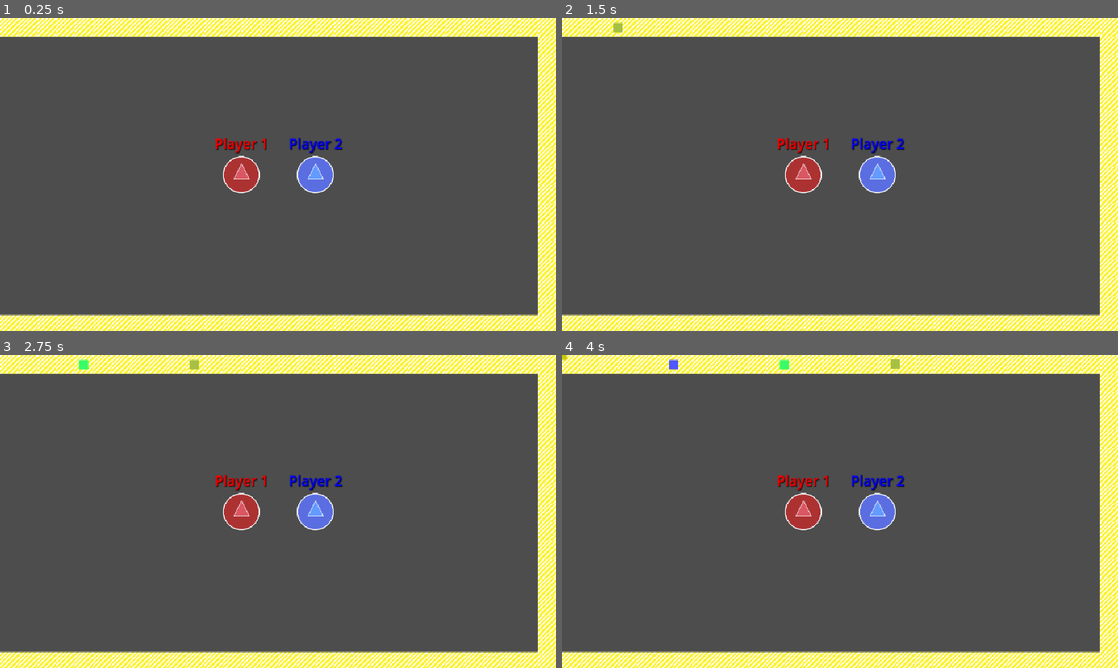
Above: before the commit, frames 1-4 (two rows, left to right).
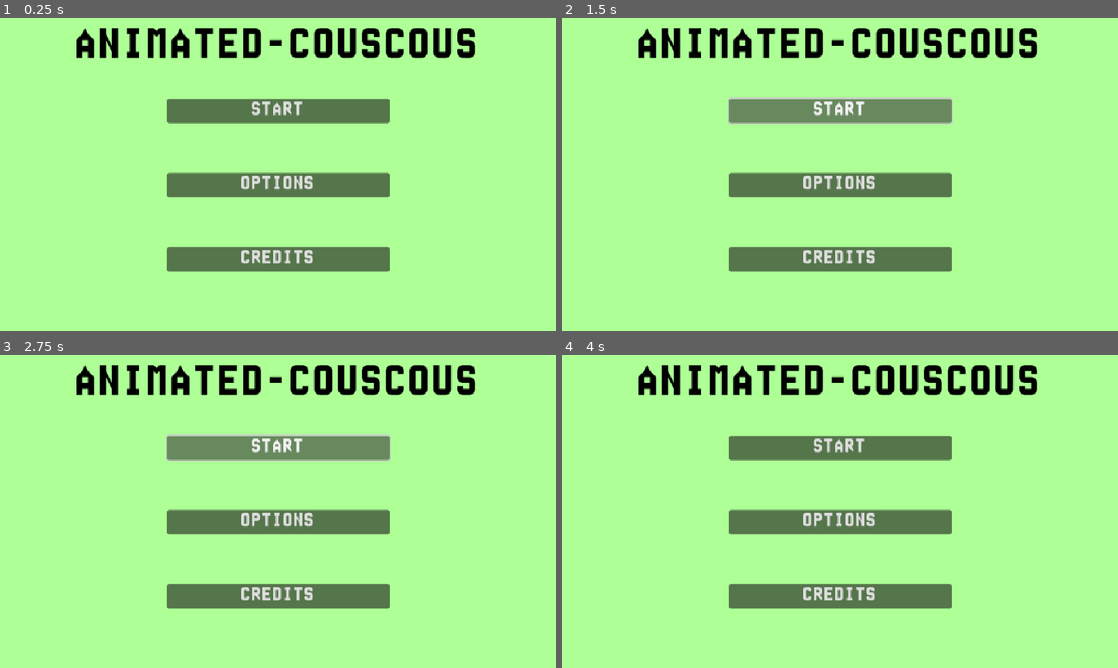
Above: after the commit, the same moments.

Repository: S2009-dev/animated-couscous
Game: Godot game, scene res://objects/menus/main_menu.tscn
Two runs of this game, one before a commit and one after it. Both use one fixed random seed, a clock stepped at 60 frames per second and the inputs below. Before the commit the project starts from res://objects/scenes/main.tscn. The engine's default icon, where the game draws it, is replaced by a stand-in: a white triangle on a blue panel in a dark square.
Inputs (mouse positions are in pixels of both pictures, inside the frame that each line leads up to):
- Up to frame 1 (0.25 s): no input
- Up to frame 2 (1.5 s): click (840, 111) at 0.5 s, where only the run after the commit has a clickable "START"; click (840, 111) at 1.25 s, where only the run after the commit has a clickable "START"
- Up to frame 3 (2.75 s): click (278, 448) at 2 s, where only the run after the commit has a clickable "START"
- Up to frame 4 (4 s): click (840, 520) at 2.75 s, where only the run after the commit has a clickable "OPTIONS"; click (840, 646) at 3.5 s, where only the run after the commit has a clickable "BACK"

The runs differ from the first frame. In frame 1, 100% of the frame differs, in the area x 0-100%, y 0-100%; in frame 2, 100%; in frame 3, 100%; in frame 4, 100%.

Commit message:
refactor: :recycle: rename title_screen scene and script to main_menu

Diff:
--- a/objects/menus/title_screen.tscn
+++ b/objects/menus/main_menu.tscn
@@ -1,9 +1,9 @@
 [gd_scene load_steps=3 format=3 uid="uid://ct3vxw048rndx"]
 
 [ext_resource type="FontFile" uid="uid://bpwrnqg1uy3rl" path="res://assets/fonts/tile3x5.otf" id="1_7s4ta"]
-[ext_resource type="Script" uid="uid://cogjcwnimj4lg" path="res://scripts/menus/title_screen.gd" id="1_tx8d1"]
-
-[node name="Title Screen" type="Control"]
+[ext_resource type="Script" uid="uid://cogjcwnimj4lg" path="res://scripts/menus/main_menu.gd" id="1_tx8d1"]
+
+[node name="Main Menu" type="Control"]
 layout_mode = 3
 anchors_preset = 15
 anchor_right = 1.0
--- a/project.godot
+++ b/project.godot
@@ -11,7 +11,7 @@
 [application]
 
 config/name="animated-couscous"
-run/main_scene="uid://b6khkw216qi8f"
+run/main_scene="uid://ct3vxw048rndx"
 config/features=PackedStringArray("4.4", "GL Compatibility")
 config/icon="res://icon.svg"
 
Renamed: scripts/menus/title_screen.gd -> scripts/menus/main_menu.gd
Renamed: scripts/menus/title_screen.gd.uid -> scripts/menus/main_menu.gd.uid
